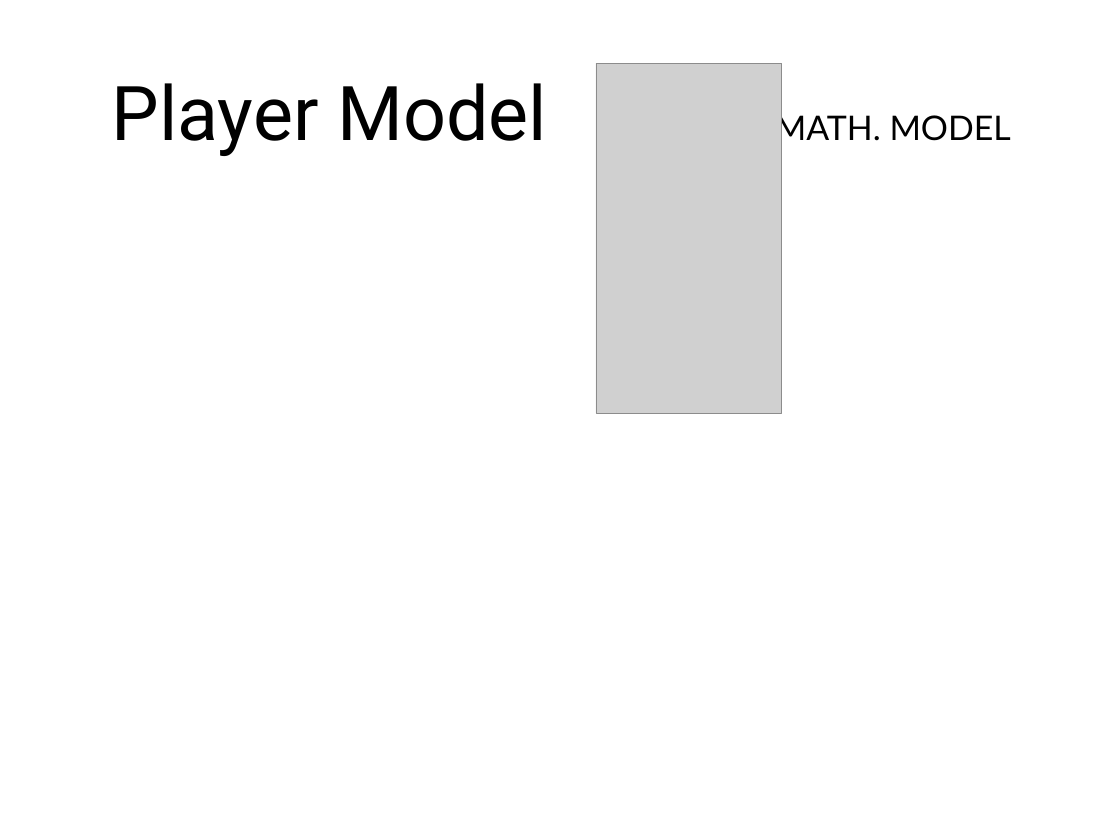
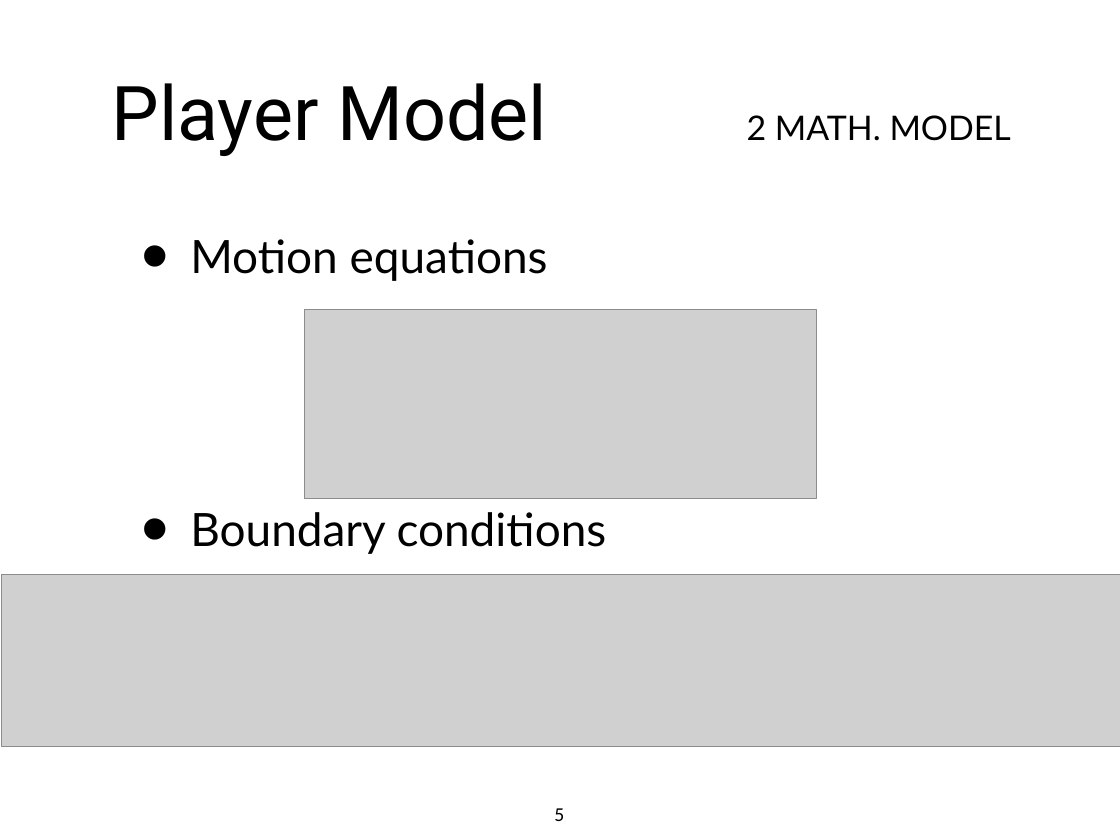
Before and after one commit to bskp/RoboCup-Estimator, a slide deck: slide 5 of Presentation/RobocupEstimatorPresentation.ppt. Drawn at 1120x840 pixels with LibreOffice and Linux fonts; fonts in the diff are those of the drawing; grey boxes stand for pictures. Boxes give left, top, right and bottom in pixels: in the first picture for what was removed or moved away, otherwise in the second. Text is boxed around its words. In the diff, an @@ line names an element or a change of style, - is before the commit and + after.

```diff
--- a/Presentation/RobocupEstimatorPresentation.ppt
+++ b/Presentation/RobocupEstimatorPresentation.ppt
@@ text "2 MATH. MODEL" rewrapped from [775, 111, 1011, 147] to [747, 115, 1011, 141] @@
@@ text added at [190, 239, 607, 554], 42 pt, text #000000 @@
+• Motion equations
+• Boundary conditions
@@ picture: place and size @@
-picture at [596, 63, 782, 413]
+picture at [304, 310, 816, 499]
@@ picture added at [1, 574, 1120, 746] @@
@@ page number added at [554, 808, 564, 821], 18 pt, text #000000 @@
+5
```
Also in this commit, not shown: 8 other slides changed, 14 slides added, 4 slides removed, 1 other file.
